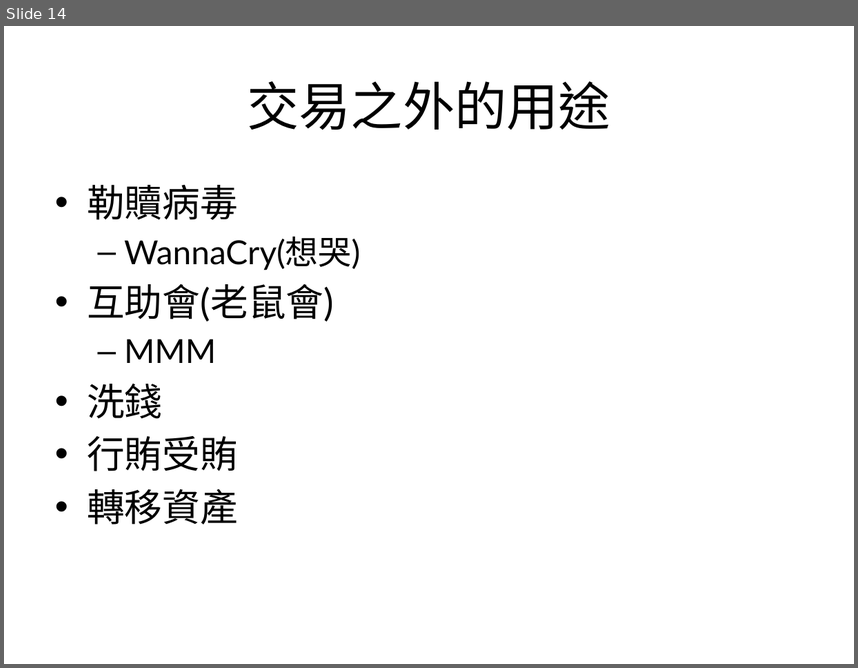
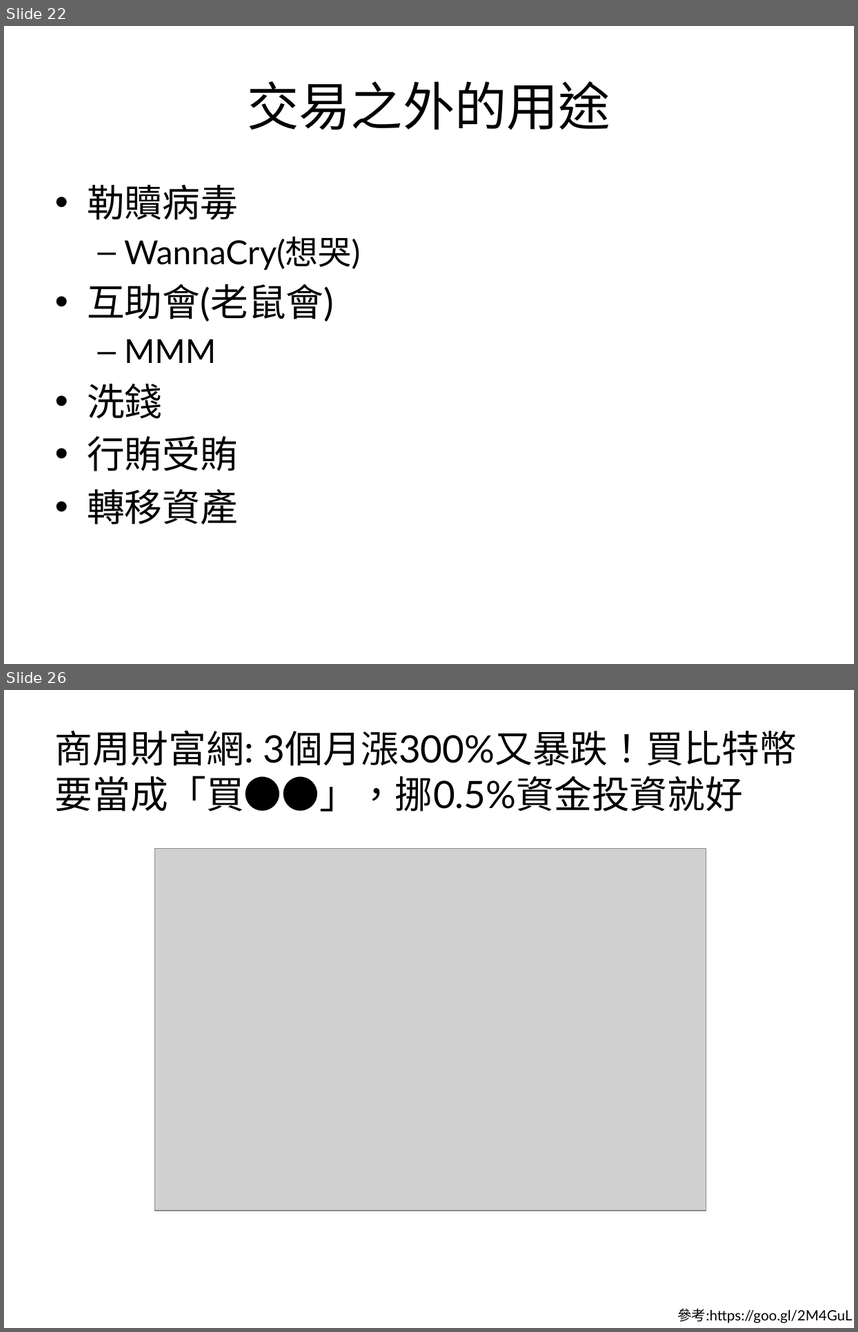
Before and after one commit to bailantaotao/bitcoin-speech, a slide deck: bitcoin.pptx. Shown one above the other, each under a label of ours: slide 14 before the commit, slides 22 and 26 after it; the slides between them are not shown. The pictures are 858x668 and 858x1332 pixels, drawn with LibreOffice and Linux fonts; fonts in the diff are those of the drawing; grey boxes stand for pictures. Boxes give left, top, right and bottom in pixels: in the first picture for what was removed or moved away, otherwise in the second. Text is boxed around its words. In the diff, an @@ line names an element or a change of style, - is before the commit and + after.

```diff
--- a/bitcoin.pptx
+++ b/bitcoin.pptx
@@ slide 26 added at (4, 690, 854, 1328), background #FFFFFF @@
@@ text added at (55, 730, 797, 811), 32 pt, text #000000 @@
+商周財富網: 3個月漲300%又暴跌！買比特幣要當成「買●●」，挪0.5%資金投資就好
@@ picture added at (154, 848, 706, 1210) @@
@@ text added at (677, 1308, 852, 1323), 12 pt, text #000000 @@
+參考:https://goo.gl/2M4GuL
@@ what was slide 14 is now slide 22 @@
```
Also in this commit, not shown: 4 slides changed, 13 other slides added, 4 slides removed.
